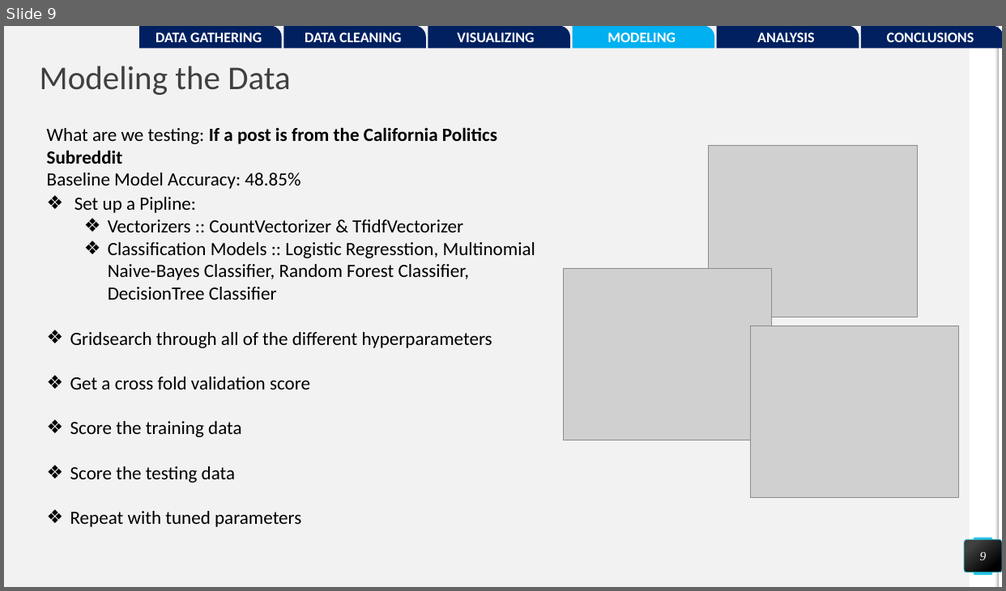
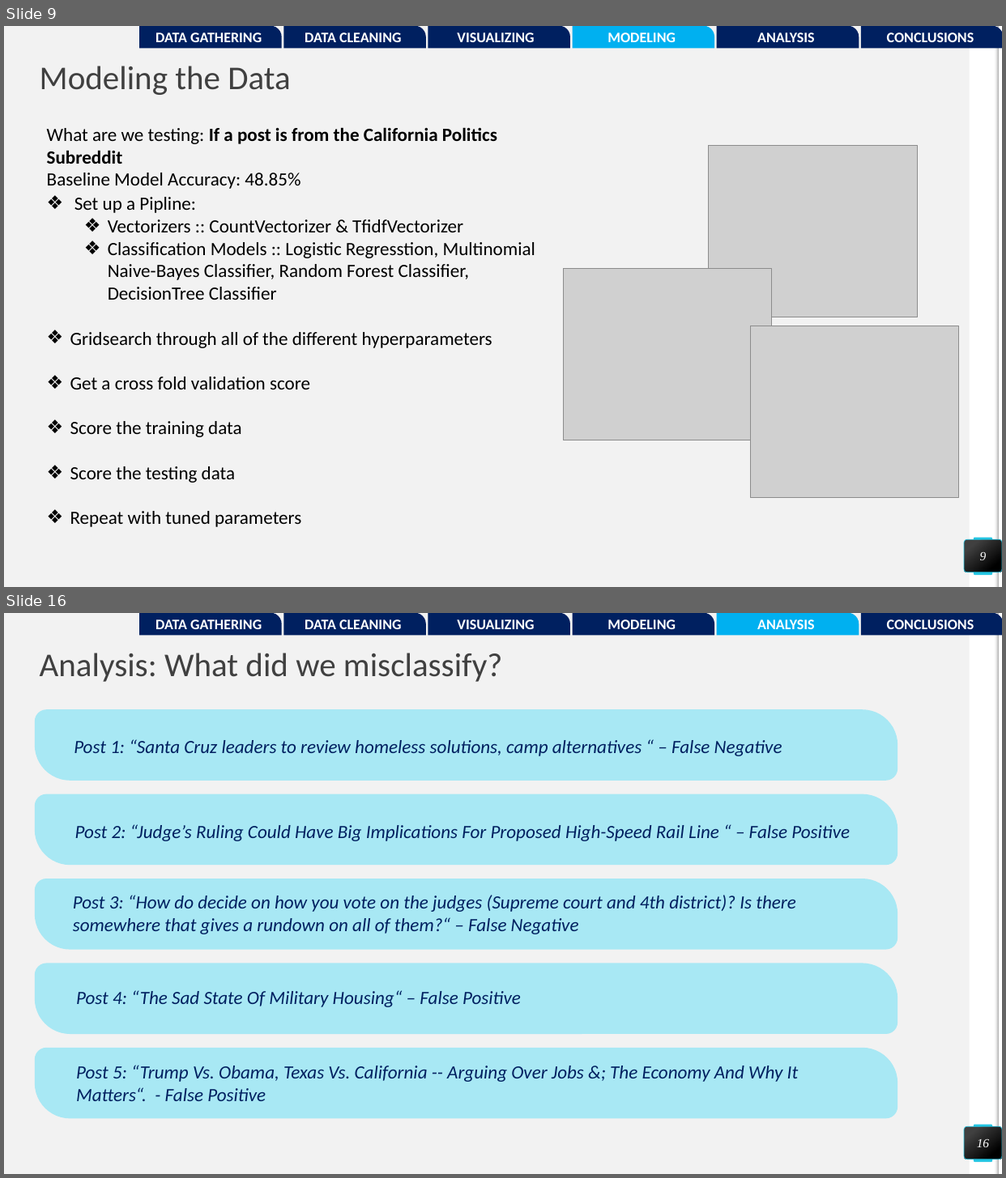
Before and after one commit to pwalesdi/GA_Project_3, a slide deck: Subreddit_Presentation.pptx. Shown one above the other, each under a label of ours: slide 9 before the commit, slides 9 and 16 after it; the slides between them are not shown. The pictures are 1006x591 and 1006x1178 pixels, drawn with LibreOffice and Linux fonts; fonts in the diff are those of the drawing; grey boxes stand for pictures. Boxes give left, top, right and bottom in pixels: in the first picture for what was removed or moved away, otherwise in the second. Text is boxed around its words. In the diff, an @@ line names an element or a change of style, - is before the commit and + after.

```diff
--- a/Subreddit_Presentation.pptx
+++ b/Subreddit_Presentation.pptx
@@ slide 16 added at (4, 613, 1002, 1174), background #F2F2F2; not listed: 4 template elements that a slide beside it also shows @@
@@ round rect added at (139, 613, 282, 636), fill #002060, 14 pt, text #FFFFFF, bold @@
+DATA GATHERING
@@ round rect added at (284, 613, 426, 636), fill #002060, 14 pt, text #FFFFFF, bold @@
+DATA CLEANING
@@ round rect added at (428, 613, 571, 636), fill #002060, 14 pt, text #FFFFFF, bold @@
+VISUALIZING
@@ round rect added at (572, 613, 714, 636), fill #002060, 14 pt, text #FFFFFF, bold @@
+MODELING
@@ round rect added at (717, 613, 859, 636), fill #00B0F0, 14 pt, text #FFFFFF, bold @@
+ANALYSIS
@@ round rect added at (861, 613, 1002, 636), fill #002060, 14 pt, text #FFFFFF, bold @@
+CONCLUSIONS
@@ title added at (40, 653, 503, 682), 32 pt, text #404040 @@
+Analysis: What did we misclassify?
@@ round diag rect added at (35, 709, 898, 781), fill #A8E8F4 @@
@@ text added at (74, 739, 782, 756), 18 pt, text #002060, italic @@
+Post 1: “Santa Cruz leaders to review homeless solutions, camp alternatives “ – False Negative
@@ round diag rect added at (35, 794, 898, 865), fill #A8E8F4 @@
@@ text added at (75, 824, 850, 841), 18 pt, text #002060, italic @@
+Post 2: “Judge’s Ruling Could Have Big Implications For Proposed High-Speed Rail Line “ – False Positive
@@ round diag rect added at (35, 879, 898, 950), fill #A8E8F4 @@
@@ text added at (73, 895, 796, 935), 18 pt, text #002060, italic @@
+Post 3: “How do decide on how you vote on the judges (Supreme court and 4th district)? Is there somewhere that gives a rundown on all of them?“ – False Negative
@@ round diag rect added at (35, 964, 898, 1034), fill #A8E8F4 @@
@@ text added at (76, 990, 521, 1007), 18 pt, text #002060, italic @@
+Post 4: “The Sad State Of Military Housing“ – False Positive
@@ round diag rect added at (35, 1048, 898, 1119), fill #A8E8F4 @@
@@ text added at (76, 1065, 799, 1101), 18 pt, text #002060, italic @@
+Post 5: “Trump Vs. Obama, Texas Vs. California -- Arguing Over Jobs &; The Economy And Why It Matters“. - False Positive
@@ page number added at (965, 1127, 1002, 1160), fill gradient #404040 to #000000, outline #25C6E3 0.5 pt, 12 pt, text #FFFFFF, italic @@
+16
```
Also in this commit, not shown: 2 slides changed, 7 other slides added, 5 slides removed, 5 other files.
